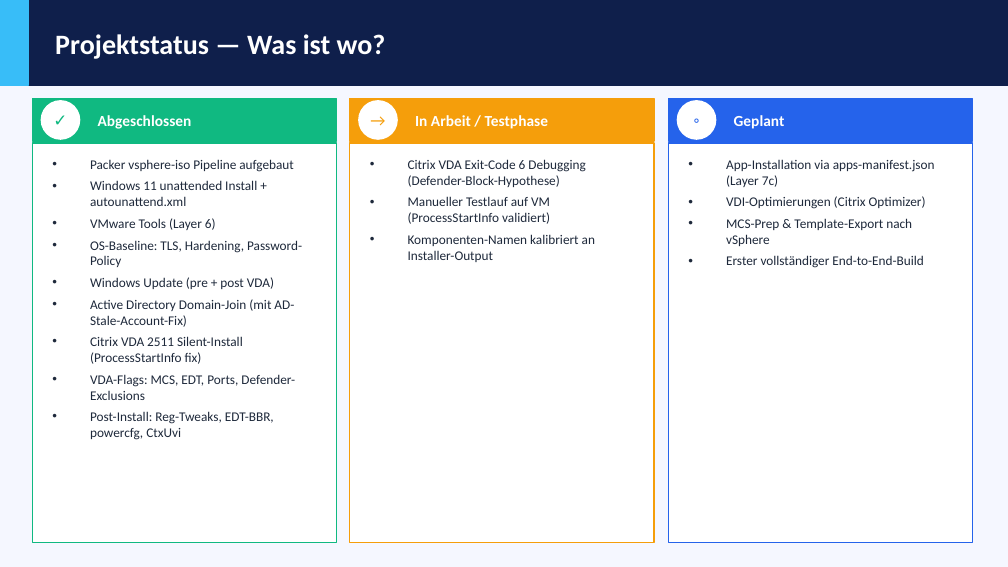
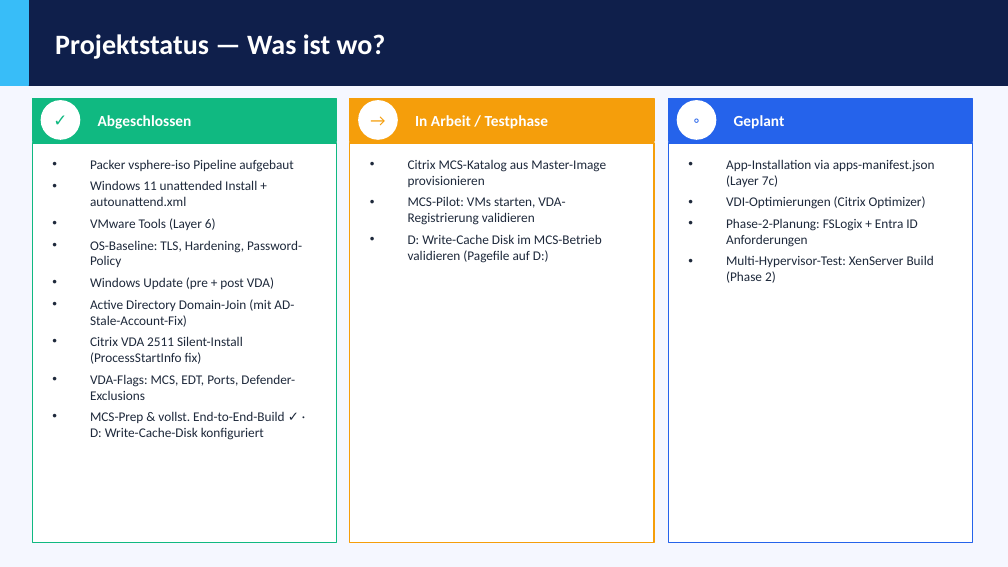
Before and after one commit to cyberms/VID, a slide deck: slide 7 of VID-Management-Praesentation-Phase1.pptx. Drawn at 1008x567 pixels with LibreOffice and Linux fonts; fonts in the diff are those of the drawing. Boxes give left, top, right and bottom in pixels: in the first picture for what was removed or moved away, otherwise in the second. Text is boxed around its words. In the diff, an @@ line names an element or a change of style, - is before the commit and + after.

```diff
--- a/VID-Management-Praesentation-Phase1.pptx
+++ b/VID-Management-Praesentation-Phase1.pptx
@@ text at [408, 160, 606, 263]: text changed @@
-• Citrix VDA Exit-Code 6 Debugging (Defender-Block-Hypothese)
-• Manueller Testlauf auf VM (ProcessStartInfo validiert)
-• Komponenten-Namen kalibriert an Installer-Output
+• Citrix MCS-Katalog aus Master-Image provisionieren
+• MCS-Pilot: VMs starten, VDA-Registrierung validieren
+• D: Write-Cache Disk im MCS-Betrieb validieren (Pagefile auf D:)
@@ text at [726, 218, 934, 283]: text changed @@
-• MCS-Prep & Template-Export nach vSphere
-• Erster vollständiger End-to-End-Build
+• Phase-2-Planung: FSLogix + Entra ID Anforderungen
+• Multi-Hypervisor-Test: XenServer Build (Phase 2)
@@ text at [90, 411, 284, 440]: text changed @@
-• Post-Install: Reg-Tweaks, EDT-BBR, powercfg, CtxUvi
+• MCS-Prep & vollst. End-to-End-Build ✓ · D: Write-Cache-Disk konfiguriert
```
Also in this commit, not shown: 2 other slides changed, 2 other files.
